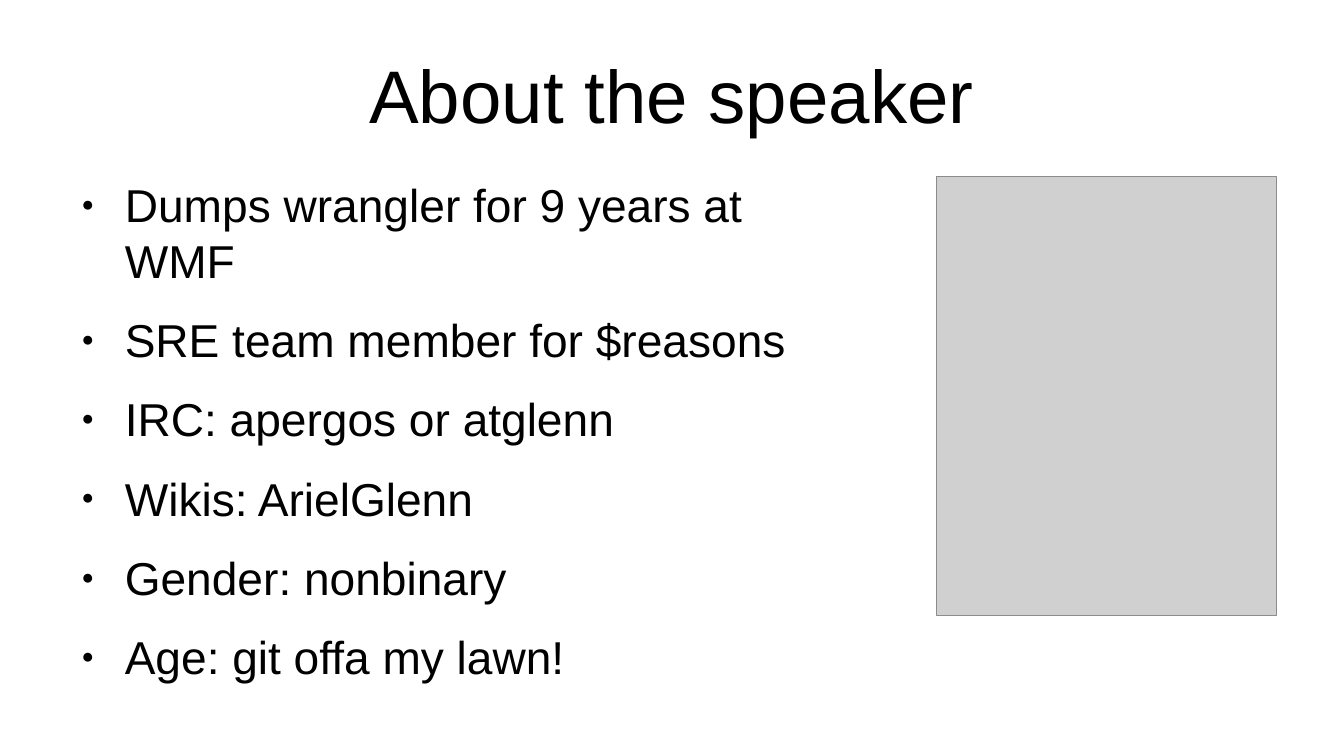
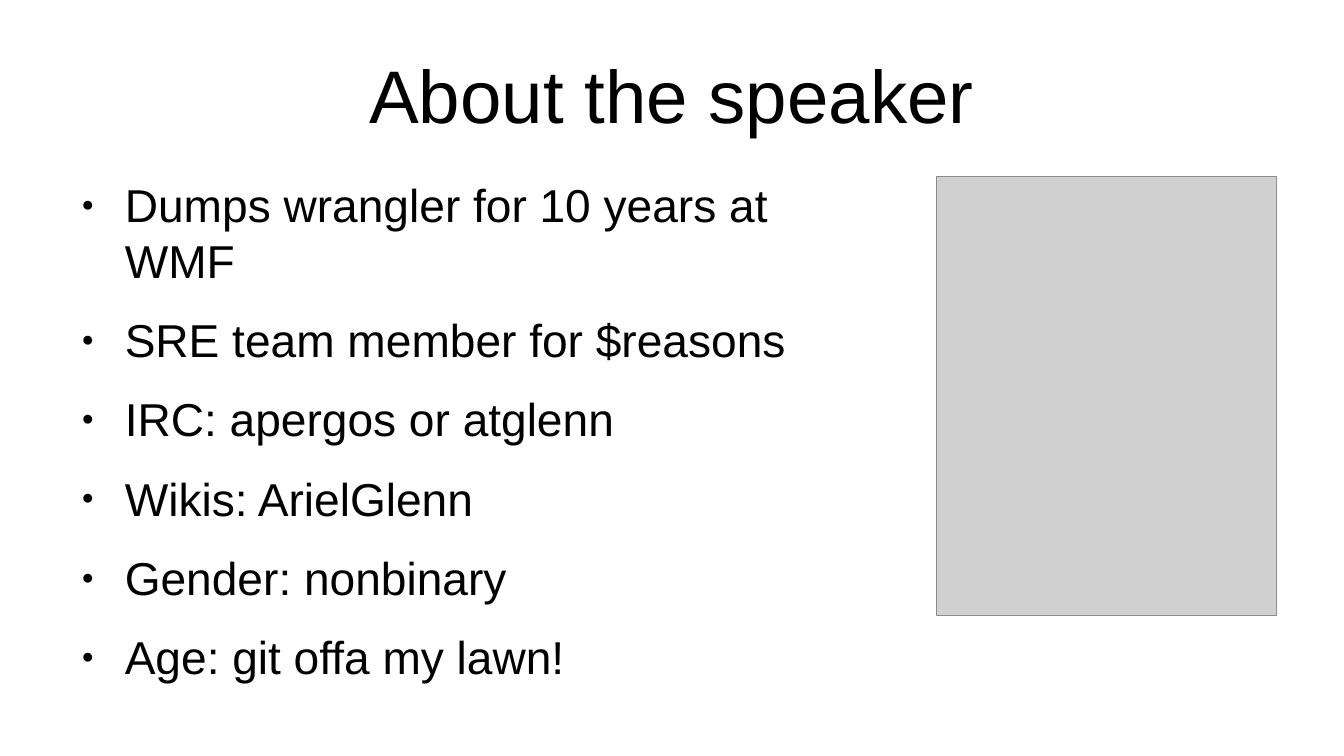
Before and after one commit to apergos/wikitalks, a slide deck: slide 2 of dumps-9-years-compressed.odp. Drawn at 1344x756 pixels with LibreOffice and Linux fonts; fonts in the diff are those of the drawing; grey boxes stand for pictures. Boxes give left, top, right and bottom in pixels: in the first picture for what was removed or moved away, otherwise in the second. Text is boxed around its words. In the diff, an @@ line names an element or a change of style, - is before the commit and + after.

Commit message:
update the dumps talk with a little (very little) info about internals

```diff
--- a/dumps-9-years-compressed.odp
+++ b/dumps-9-years-compressed.odp
@@ text at [125,188,767,278]: text changed @@
-● Dumps wrangler for 9 years at WMF
+● Dumps wrangler for 10 years at WMF
```
Also in this commit, not shown: 10 other slides changed, 13 slides added.
